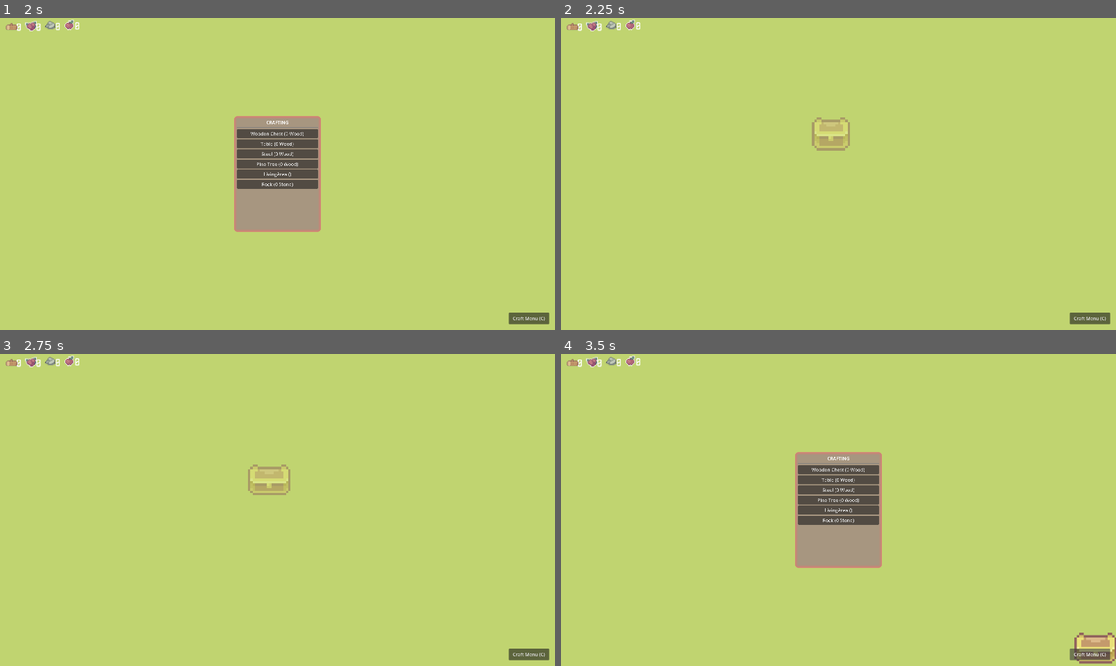
Above: before the commit, frames 1-4 (two rows, left to right).
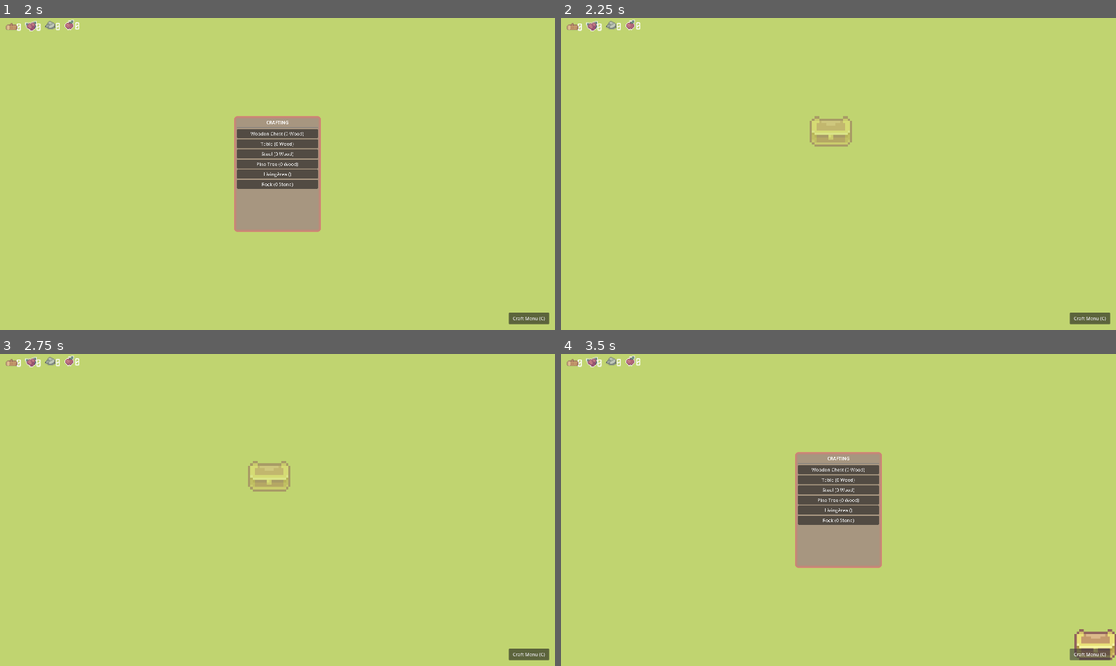
Above: after the commit, the same moments.

Repository: Cibelette/idydlle-New
Game: Godot game, scene res://Scenes/game.tscn
Two runs of this game, one before a commit and one after it. Both use one fixed random seed, a clock stepped at 60 frames per second and the inputs below.
Inputs (mouse positions are in pixels of both pictures, inside the frame that each line leads up to):
- Up to frame 1 (2 s): tap Enter at 0.5 s; move the mouse to (399, 158) at 0.52 s; hold D (move_right) 0.53-1.28 s; hold C (toggle_crafting) 0.53-1.28 s; click (399, 158) at 0.67 s; move the mouse to (166, 189) at 1.27 s; hold S (move_down) from 1.28 s (still down); tap Mouse wheel up (zoom_in) at 1.35 s; click (166, 189) at 1.42 s
- Up to frame 2 (2.25 s): release S (move_down) at 2 s; click "Wooden Chest (0 Wood)" at 2 s
- Up to frame 3 (2.75 s): no input
- Up to frame 4 (3.5 s): click "Craft Menu (C)" at 2.75 s

Frame 1 is identical in both runs. In frame 2, 0.3% of the frame differs, in the area x 44-53%, y 31-43%; in frame 3, 0.4%; in frame 4, 0.5%, in the area x 92-100%, y 88-100%.

Commit message:
added notification when chest contains item

Diff:
--- a/Ressources/Furnitures/Chest.tres
+++ b/Ressources/Furnitures/Chest.tres
@@ -1,8 +1,13 @@
 [gd_resource type="Resource" script_class="FurnitureData" format=3 uid="uid://wj6fik6b7w5s"]
 
 [ext_resource type="Script" uid="uid://dnme0ilvktar2" path="res://Scripts/Items/CostItem.gd" id="1_costitem"]
+[ext_resource type="Texture2D" uid="uid://byye4boofb7c5" path="res://Assets/Sprout Lands - UI Pack - Basic pack/Sprite sheets/Dialouge UI/dialog box.png" id="1_tnrkh"]
 [ext_resource type="Script" uid="uid://dqk5knegtkhqr" path="res://Scripts/Furnitures/FurnitureData.gd" id="2_kbbx7"]
 [ext_resource type="Texture2D" uid="uid://hvw5yhs41ad5" path="res://Assets/Objects/Chest.png" id="2_nphx2"]
+
+[sub_resource type="AtlasTexture" id="AtlasTexture_gpyiv"]
+atlas = ExtResource("1_tnrkh")
+region = Rect2(3.9300385, 6.721571, 39.173233, 35.69117)
 
 [sub_resource type="Resource" id="Resource_cost"]
 script = ExtResource("1_costitem")
@@ -41,4 +46,5 @@
 texture = SubResource("AtlasTexture_2o17b")
 sprite_frames = SubResource("SpriteFrames_tnrkh")
 scale = 2.0
+bubble_texture = SubResource("AtlasTexture_gpyiv")
 size = Vector2i(2, 1)
--- a/Scenes/chest.tscn
+++ b/Scenes/chest.tscn
@@ -16,6 +16,9 @@
 region_enabled = true
 region_rect = Rect2(14.484478, 16.017727, 19.39075, 17.954403)
 
+[node name="AnimatedSprite2D" type="AnimatedSprite2D" parent="."]
+visible = false
+
 [node name="CollisionShape2D" type="CollisionShape2D" parent="." unique_id=644429534]
 shape = SubResource("RectangleShape2D_1")
 
--- a/Scripts/Furnitures/Furniture.gd
+++ b/Scripts/Furnitures/Furniture.gd
@@ -10,6 +10,9 @@
 @onready var collision: CollisionShape2D = $CollisionShape2D
 
 var inventory: Dictionary = {}
+
+var bubble_node: Sprite2D = null
+var bubble_icon_node: Sprite2D = null
 
 func _ready():
 	input_pickable = true
@@ -18,10 +21,17 @@
 		input_event.connect(_input_event)
 
 	_apply_data()
+	_init_bubble()
 
 	if Engine.is_editor_hint():
 		set_notify_transform(true)
 		return
+
+	# Connect hover events for playing animation
+	if not mouse_entered.is_connected(_on_mouse_entered):
+		mouse_entered.connect(_on_mouse_entered)
+	if not mouse_exited.is_connected(_on_mouse_exited):
+		mouse_exited.connect(_on_mouse_exited)
 
 	if is_placed:
 		# If checked in Inspector, finalize immediately
@@ -43,15 +53,78 @@
 
 		if furniture_data.sprite_frames:
 			animated_sprite.sprite_frames = furniture_data.sprite_frames
-			animated_sprite.visible = true
-			animated_sprite.play("default")
-			sprite.visible = false
+			if furniture_data.texture:
+				# Default to static texture if both are present
+				animated_sprite.visible = false
+				animated_sprite.stop()
+				sprite.visible = true
+				sprite.texture = furniture_data.texture
+			else:
+				# Only sprite frames available
+				animated_sprite.visible = true
+				animated_sprite.play("default")
+				sprite.visible = false
 		else:
 			animated_sprite.visible = false
 			sprite.visible = true
 			sprite.texture = furniture_data.texture
 
 	# Note: Collision size is now determined by the scene (1x1, 2x1, etc.)
+
+func _on_mouse_entered():
+	if not is_placed: return
+	if not furniture_data: return
+
+	if animated_sprite and sprite and furniture_data.sprite_frames and furniture_data.texture:
+		sprite.visible = false
+		animated_sprite.visible = true
+		animated_sprite.play("default")
+
+func _on_mouse_exited():
+	if not is_placed: return
+	if not furniture_data: return
+
+	if animated_sprite and sprite and furniture_data.sprite_frames and furniture_data.texture:
+		animated_sprite.stop()
+		animated_sprite.visible = false
+		sprite.visible = true
+
+func _init_bubble():
+	if Engine.is_editor_hint(): return
+	if not furniture_data or furniture_data.furniture_type != Types.FurnitureType.STORAGE: return
+	if not furniture_data.bubble_texture: return
+
+	# Create the bubble background sprite
+	bubble_node = Sprite2D.new()
+	bubble_node.texture = furniture_data.bubble_texture
+	bubble_node.visible = false
+	bubble_node.z_index = 10 # Draw above other elements
+	add_child(bubble_node)
+
+	# Create the resource icon sprite as a child of the bubble
+	bubble_icon_node = Sprite2D.new()
+	bubble_icon_node.position = Vector2.ZERO
+	bubble_node.add_child(bubble_icon_node)
+
+	# Set bubble position using offset and scale
+	bubble_node.position = furniture_data.bubble_offset * furniture_data.scale
+
+	_update_bubble()
+
+func _update_bubble():
+	if not bubble_node or not is_instance_valid(bubble_node): return
+
+	if inventory.is_empty():
+		bubble_node.visible = false
+	else:
+		bubble_node.visible = true
+		var resource_type = inventory.keys()[0]
+		var res_data = ResourcesManager.get_resource_data(resource_type)
+		if res_data and res_data.sprite:
+			bubble_icon_node.texture = res_data.sprite
+			bubble_icon_node.scale = Vector2(0.7, 0.7)
+		else:
+			bubble_icon_node.texture = null
 
 func _notification(what):
 	if Engine.is_editor_hint():
@@ -150,10 +223,7 @@
 	else:
 		inventory[type] = amount
 
-	# Small visual feedback
-	var tween = create_tween()
-	tween.tween_property(self, "scale", Vector2(1.1, 1.1), 0.1)
-	tween.tween_property(self, "scale", Vector2(1.0, 1.0), 0.1)
+	_update_bubble()
 
 func collect_inventory():
 	if inventory.is_empty():
@@ -189,6 +259,7 @@
 		idx += 1
 
 	inventory.clear()
+	_update_bubble()
 
 	# Visual feedback for collection
 	var tween = create_tween()
--- a/Scripts/Furnitures/FurnitureData.gd
+++ b/Scripts/Furnitures/FurnitureData.gd
@@ -12,6 +12,8 @@
 @export var texture: Texture2D
 @export var sprite_frames: SpriteFrames
 @export var scale: float = 1.0
+@export var bubble_texture: Texture2D
+@export var bubble_offset: Vector2 = Vector2(0, -32)
 
 @export_group("Physics")
 @export var size: Vector2i = Vector2i(1, 1)
